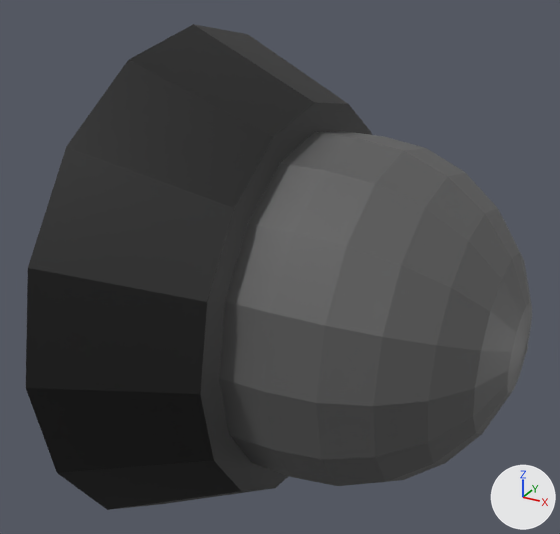
What one commit did to the Blender file src/led.blend.
Rendered twice from a 50 mm lens placed at (0.01023, -0.01465, 0.00797), pointed at (0.00241, -0.00044, 0.00086). The lights are fixed; the arrows at lower right show +X, +Y and +Z.

The scene before the commit, as lines of its bpy script (objects in view):
```python
me_cylinder = bpy.data.meshes.new('Cylinder')
me_cylinder.from_pydata(...)  # 128 vertices, 114 faces; spans x -0.004..0.004, y -0.003..0.003, z -0.003..0.003
me_cylinder.materials.append(mat_led)  # picture img_led_png
me_cylinder_001 = bpy.data.meshes.new('Cylinder.001')
me_cylinder_001.from_pydata(...)  # a 16-sided cut cone along z (radius 0.005 at the low end, 0.00382 at the high end) spanning x -0.005..0.005, y -0.005..0.005, z -0.005..0.005
me_cylinder_001.materials.append(mat_base)  # picture img_led_png
me_cylinder_002 = bpy.data.meshes.new('Cylinder.002')
me_cylinder_002.from_pydata(...)  # 128 vertices, 114 faces; spans x -0.004..0.004, y -0.003..0.003, z -0.003..0.003
me_cylinder_002.materials.append(mat_cover)  # dark grey #595959
ob_base = bpy.data.objects.new('base', me_cylinder_001)
ob_base.location = (0.0015, 0.0, 0.0)
ob_base.rotation_euler = (0.0, 1.571, 0.0)  # degrees (0, 90, 0)
ob_base.scale = (1.2, 1.2, 0.3)
ob_cover = bpy.data.objects.new('cover', me_cylinder_002)
ob_cover.location = (0.004, 0.0, 0.0)
ob_cover.scale = (0.988, 1.32, 1.32)
ob_led = bpy.data.objects.new('led', me_cylinder)
ob_led.location = (0.004, 0.0, 0.0)
ob_led.scale = (1.0, 1.33, 1.33)
ob_led.hide_set(True)
```
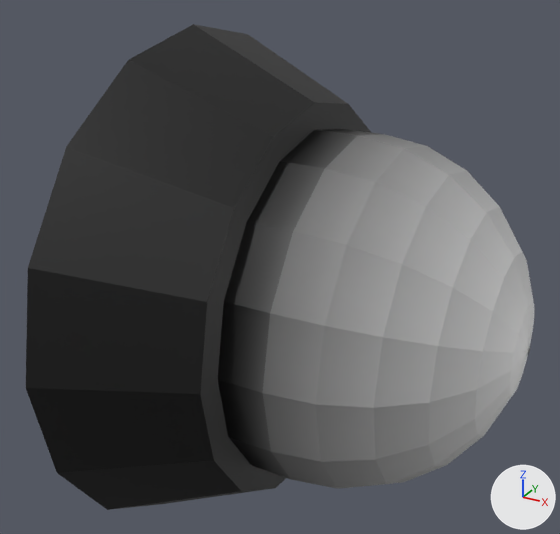
Edits to the scene script, one JSON object a line:
```json
{"op": "remove", "block": "ob_led", "code": "ob_led.hide_set(True)"}
```

Pixel boxes [x1, y1, x2, y2] of what changed, in the pictures (560 x 534 px):
```json
{"object": "led", "change": "shown", "after": [218, 129, 534, 489]}
{"object": "cover", "change": "unchanged, covered by the edit", "before": [219, 131, 532, 486]}
```
